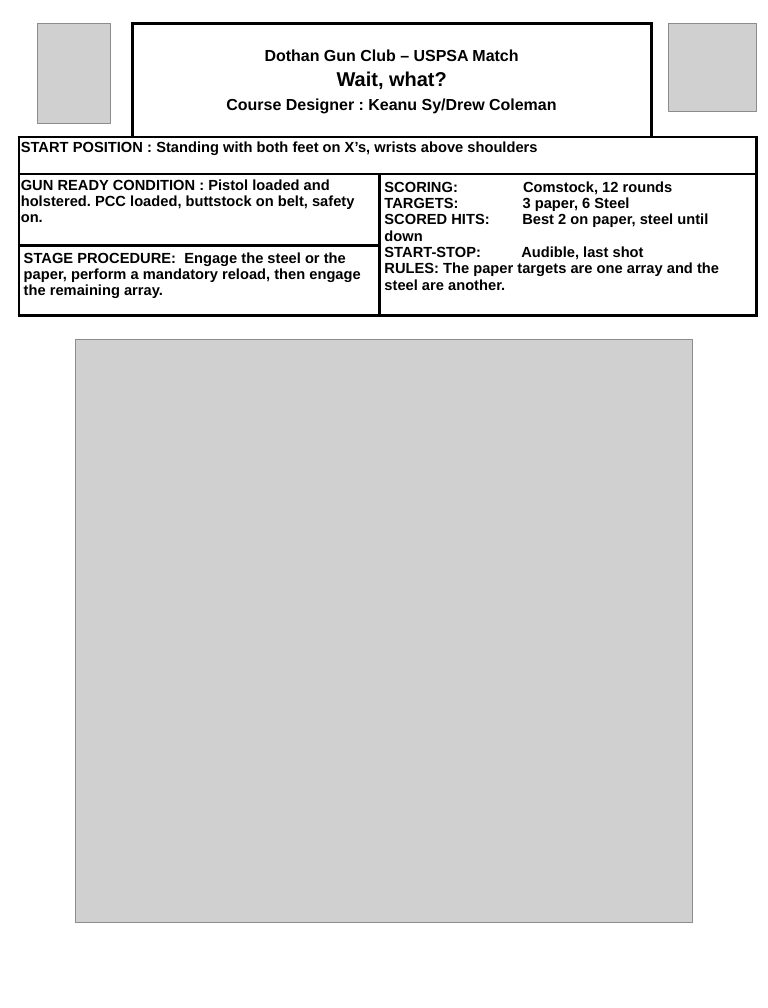
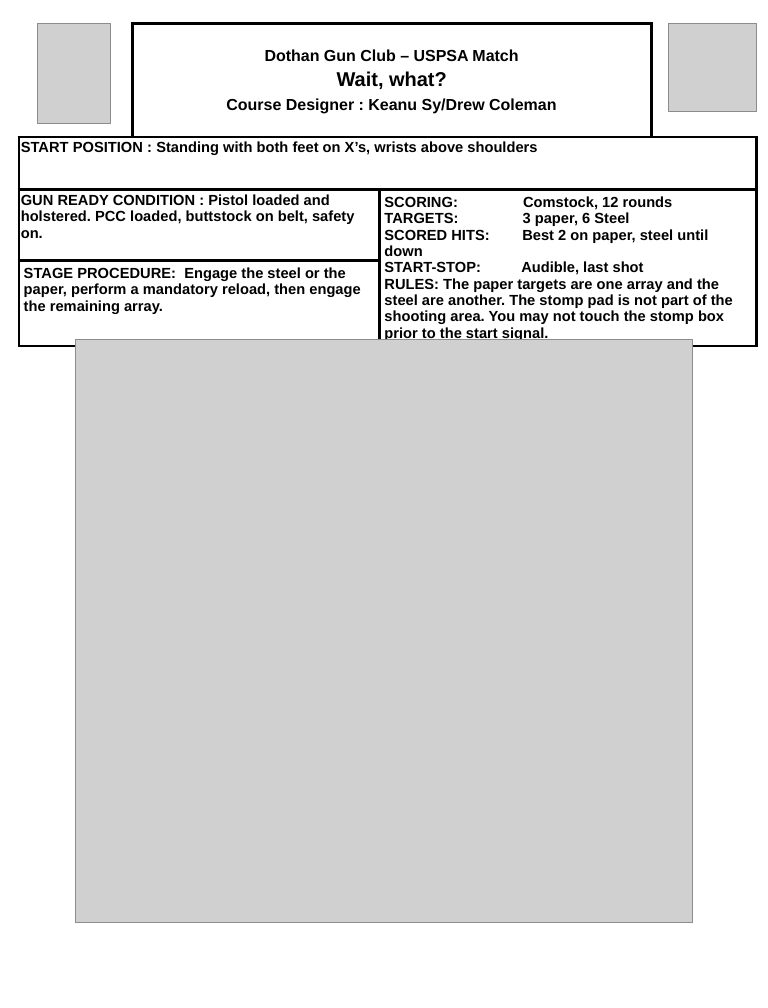
Before and after one commit to bagellord/USPSA-Stages, a slide deck: slide 1 of 11-15 rounds/Wait What - 12 rounds - comstock/Wait, what.pptx. Drawn at 768x1008 pixels with LibreOffice and Linux fonts; fonts in the diff are those of the drawing; grey boxes stand for pictures. Boxes give left, top, right and bottom in pixels: in the first picture for what was removed or moved away, otherwise in the second. Text is boxed around its words. In the diff, an @@ line names an element or a change of style, - is before the commit and + after.

```diff
--- a/11-15 rounds/Wait What - 12 rounds - comstock/Wait, what.pptx
+++ b/11-15 rounds/Wait What - 12 rounds - comstock/Wait, what.pptx
@@ table at box(19, 23, 757, 344) @@
-row 3, column 3: SCORING: Comstock, 12 rounds / TARGETS: 3 paper, 6 Steel / SCORED HITS: Best 2 on paper, steel until down / START-STOP: Audible, last shot / RULES: The paper targets are one array and the steel are another.
+row 3, column 3: SCORING: Comstock, 12 rounds / TARGETS: 3 paper, 6 Steel / SCORED HITS: Best 2 on paper, steel until down / START-STOP: Audible, last shot / RULES: The paper targets are one array and the steel are another. The stomp pad is not part of the shooting area. You may not touch the stomp box prior to the start signal.
```
Also in this commit, not shown: 1 other slide changed, 9 other files.
